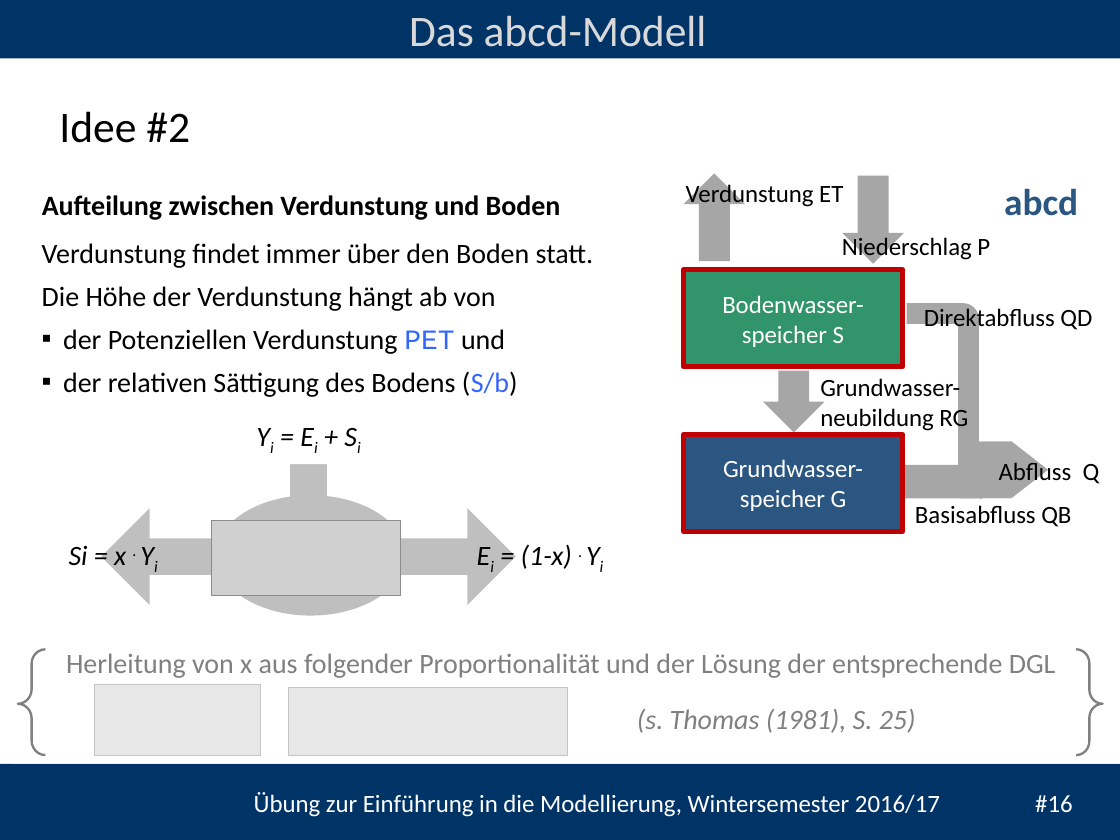
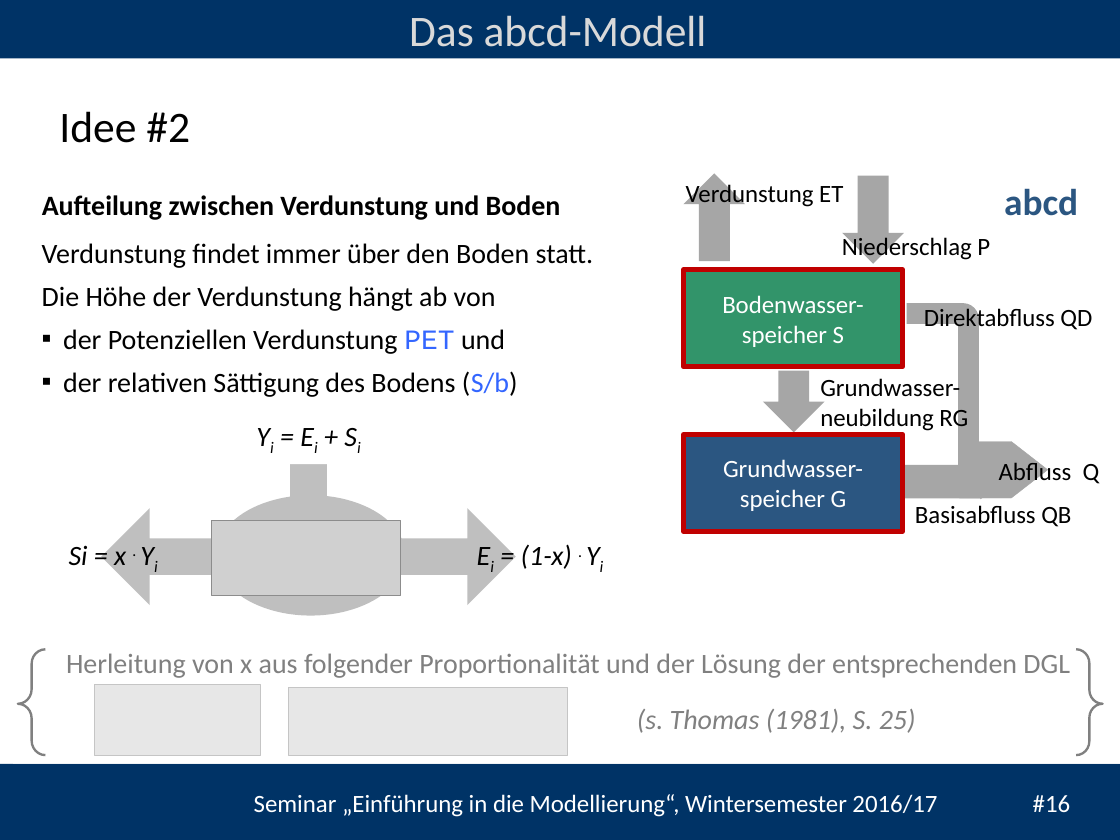
Before and after one commit to heistermann/Einf_Modellierung, a slide deck: slide 16 of Termin_3/folien/UebungModellierung#3.pptx. Drawn at 1120x840 pixels with LibreOffice and Linux fonts; fonts in the diff are those of the drawing; grey boxes stand for pictures; background and template pictures are left out. Boxes give left, top, right and bottom in pixels: in the first picture for what was removed or moved away, otherwise in the second. Text is boxed around its words. In the diff, an @@ line names an element or a change of style, - is before the commit and + after.

```diff
--- a/Termin_3/folien/UebungModellierung#3.pptx
+++ b/Termin_3/folien/UebungModellierung#3.pptx
@@ text at [66, 653, 1070, 678]: text changed @@
-Herleitung von x aus folgender Proportionalität und der Lösung der entsprechende DGL
+Herleitung von x aus folgender Proportionalität und der Lösung der entsprechenden DGL
@@ text at [254, 794, 1071, 817]: text changed @@
-Übung zur Einführung in die Modellierung, Wintersemester 2016/17 #16
+Seminar „Einführung in die Modellierung“, Wintersemester 2016/17 #16
```
Also in this commit, not shown: 18 other slides changed.
